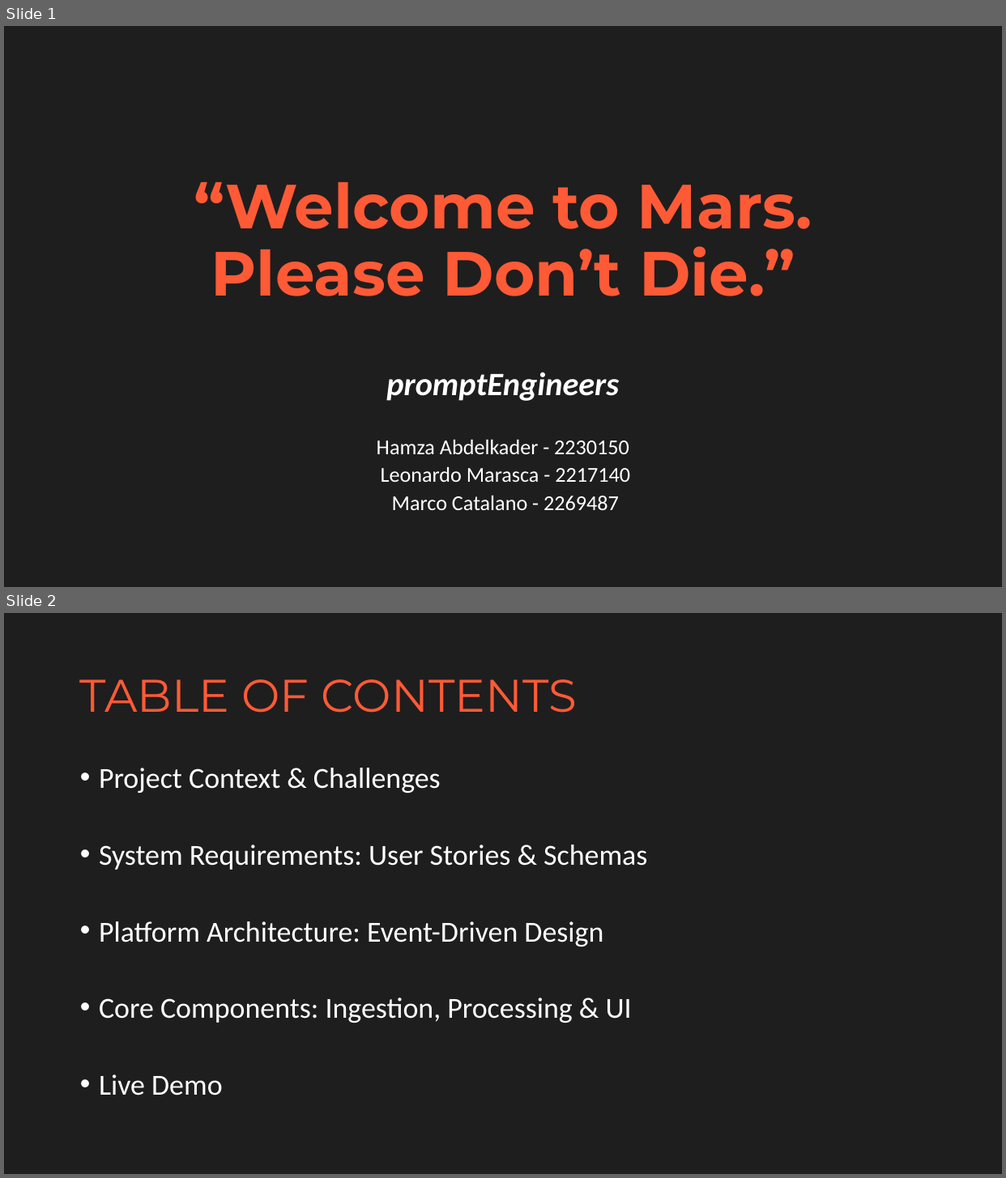
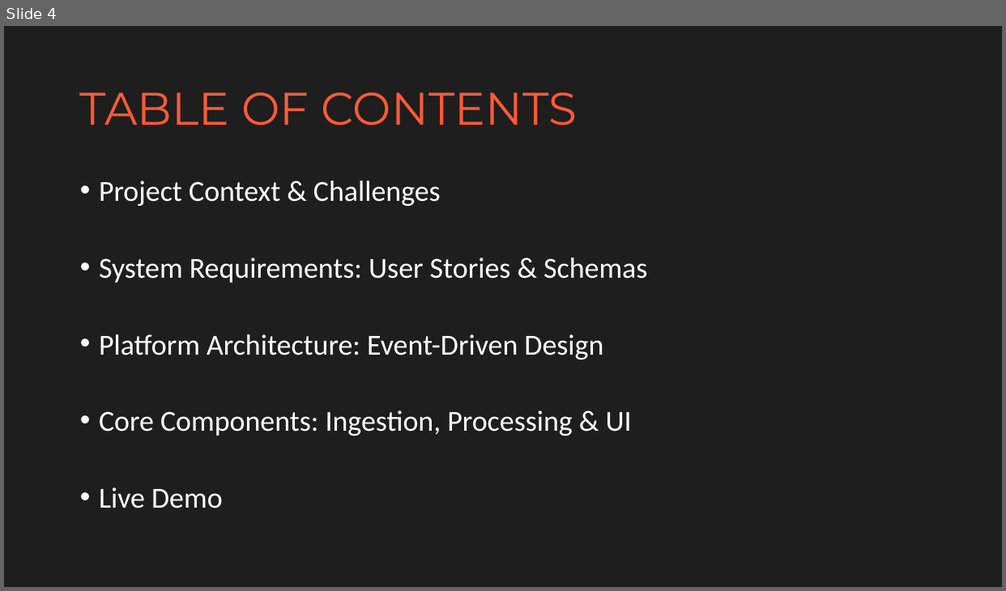
Before and after one commit to abdulkader2230150-creator/2230150_promptEngineers, a slide deck: booklets/presentation_MARS.pptx. Shown one above the other, each under a label of ours: slides 1 and 2 before the commit, slide 4 after it. The pictures are 1006x1178 and 1006x591 pixels, drawn with LibreOffice and Linux fonts; fonts in the diff are those of the drawing. Boxes give left, top, right and bottom in pixels: in the first picture for what was removed or moved away, otherwise in the second. Text is boxed around its words. In the diff, an @@ line names an element or a change of style, - is before the commit and + after.

```diff
--- a/booklets/presentation_MARS.pptx
+++ b/booklets/presentation_MARS.pptx
@@ slide 1 removed at bbox=[4, 26, 1002, 587], background #1E1E1E @@
@@ title removed at bbox=[194, 182, 812, 297] @@
-“Welcome to Mars. Please Don’t Die.”
@@ subtitle removed at bbox=[377, 372, 630, 510] @@
-promptEngineers
-Hamza Abdelkader - 2230150
-Leonardo Marasca - 2217140
-Marco Catalano - 2269487
@@ what was slide 2 is now slide 4 @@
```
Also in this commit, not shown: 3 slides changed, 7 slides added, 1 other slide removed.
